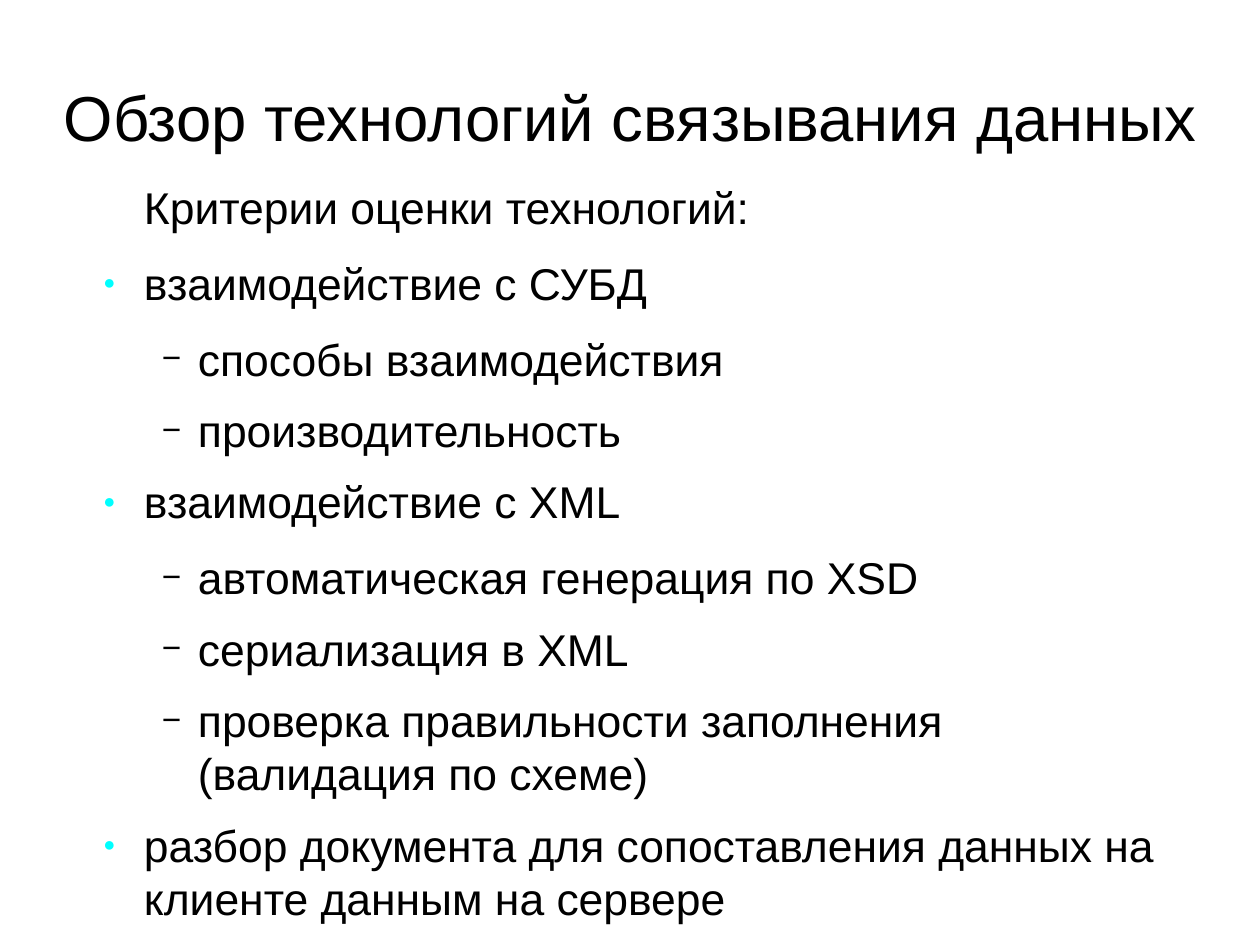
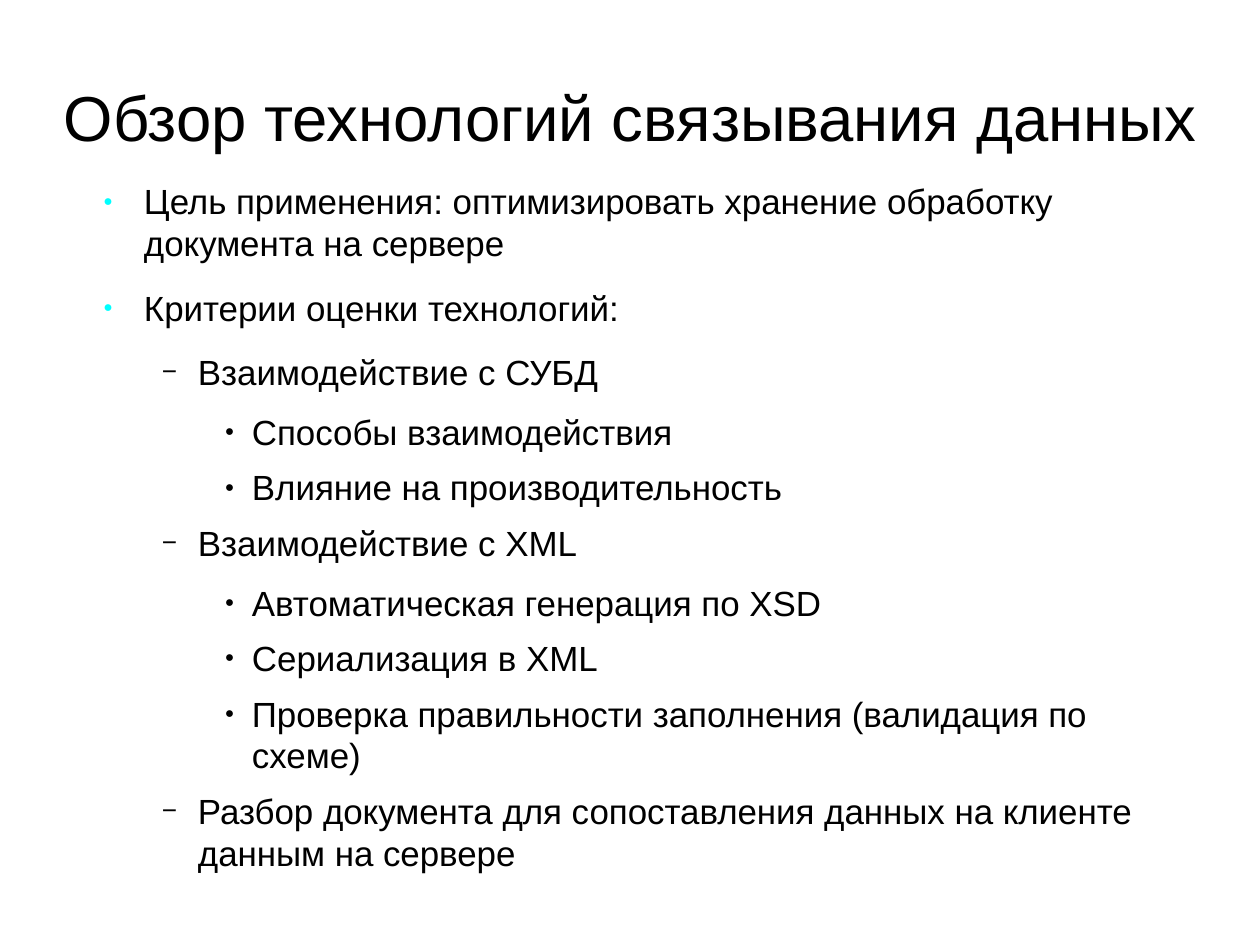
Before and after one commit to aeremenok/a-team-777, a slide deck: slide 7 of diploma/eav/diploma/demo.odp (slide 6 before the commit). Drawn at 1260x945 pixels with LibreOffice and Linux fonts; fonts in the diff are those of the drawing. Boxes give left, top, right and bottom in pixels: in the first picture for what was removed or moved away, otherwise in the second. Text is boxed around its words. In the diff, an @@ line names an element or a change of style, - is before the commit and + after.

```diff
--- a/diploma/eav/diploma/demo.odp
+++ b/diploma/eav/diploma/demo.odp
@@ text at bbox=[144, 188, 1053, 263]: paragraph added @@
+● Цель применения: оптимизировать хранение обработку документа на сервере
@@ text at bbox=[144, 295, 619, 328]: size 28 to 22 pt in "Критерии оценки технологий:"; bullet none to ● @@
@@ text at bbox=[198, 359, 1132, 831]: text changed; size 28 to 22 pt @@
-● взаимодействие с СУБД
-  − способы взаимодействия
-  − производительность
-● взаимодействие с XML
-  − автоматическая генерация по XSD
-  − сериализация в XML
-  − проверка правильности заполнения (валидация по схеме)
-● разбор документа для сопоставления данных на клиенте данным на сервере
+  − Взаимодействие с СУБД
+    ● Способы взаимодействия
+    ● Влияние на производительность
+  − Взаимодействие с XML
+    ● Автоматическая генерация по XSD
+    ● Сериализация в XML
+    ● Проверка правильности заполнения (валидация по схеме)
+  − Разбор документа для сопоставления данных на клиенте данным на сервере
```
Also in this commit, not shown: 1 other slide changed, 5 slides added, 4 slides removed, 1 other file.
